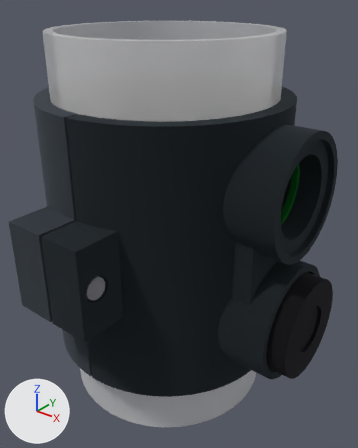
What one commit did to the glTF model docs/drawings/renders/pipe-collar-with-plug-v1.glb.
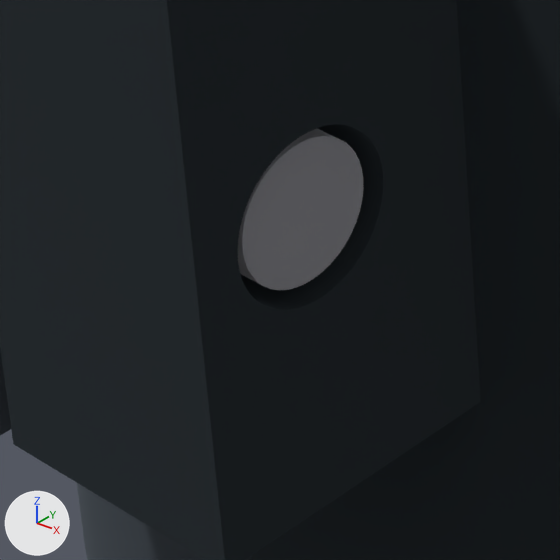
Each version is shown whole from a 50 mm camera at (108.1, -128.1, 124.9) aimed at (7.6, -2.5, 47.0), then close up on the part from 14% to 38% of the width and 57% to 76% of the height. The lights are fixed; the arrows at lower left show +X, +Y and +Z. The last two pictures show the newer version. Where no turn or scale is listed for an object, it has been applied to the vertices. Vertices at exactly the same position are counted once.

In view in the first close-up: 'collar_back_half', 'collar_front_half', 'screw_M4x25'.
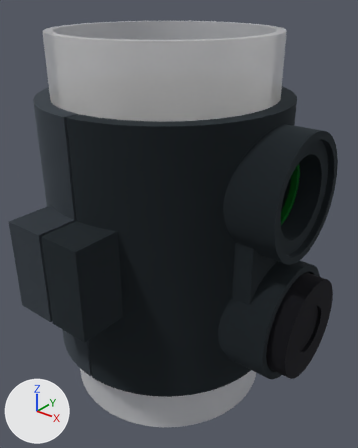
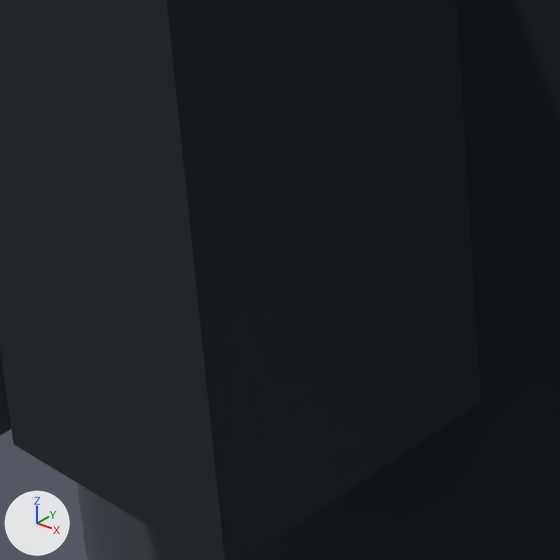
What differs and where, as boxes (x1, y1, x2, y2) in the close-ups (560 x 560 px; the box of a moved part takes in the faces that stretch with it):
'screw_M4x25', deleted: before (238, 128, 363, 290)
part 1 of me_collar_front_half, moved or reshaped (not visible afterwards): before (167, 0, 481, 560)

Patch to the scene script:
```diff
--- a/docs/drawings/renders/pipe-collar-with-plug-v1.glb.py
+++ b/docs/drawings/renders/pipe-collar-with-plug-v1.glb.py
@@ me_collar_front_half @@
 # used by ob_collar_front_half; location = (0.0, 0.0, 0.0)
-me_collar_front_half.from_pydata(...)  # 5515 vertices, 11042 faces; spans x -5.0..54.0, y -55.6..51.1, z 0.0..92.0
+me_collar_front_half.from_pydata(...)  # 5515 vertices, 11038 faces; spans x -5.0..54.0, y -55.6..51.1, z 0.0..92.0
+# me_collar_front_half part 1: 13 vertices moved from x 0.5..10.5, y -49.5..-48.3, z 48.0..48.2 to x 0.5..3.7, y -49.0..-46.2, z 58.9..59.1; 491 vertices removed from x 0.5..15.0, y -53.3..-44.9, z 41.8..50.2; 491 vertices added at x 0.5..3.7, y -52.7..-42.5, z 32.9..59.1
 me_collar_front_half.materials.append(mat_mat_0)
@@ ob_screw_m4x25 @@
-ob_screw_m4x25 = bpy.data.objects.new('screw_M4x25', me_screw_m4x25)
-ob_screw_m4x25.location = (0.0, 0.0, 0.0)
```
